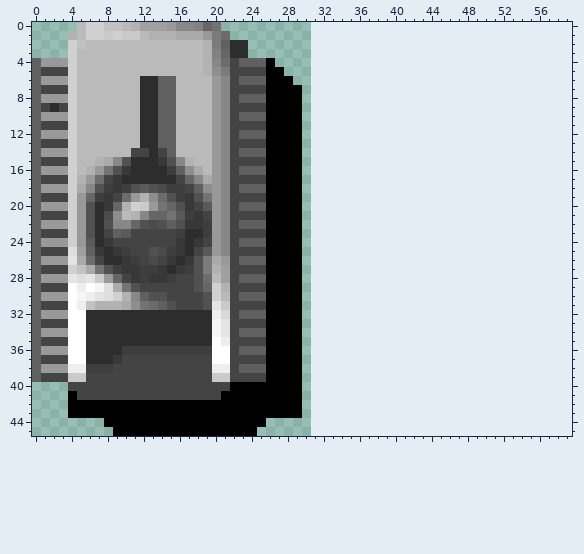
Two states of a pixel-art sprite, assets/tiles/big_tank.png. This is how it looked before the edit.
The file is 32x48 pixels. Colours within 5 levels of each other are drawn and written as one. The old version is drawn lined up with the new one, on the new canvas.
The same view after the edit:
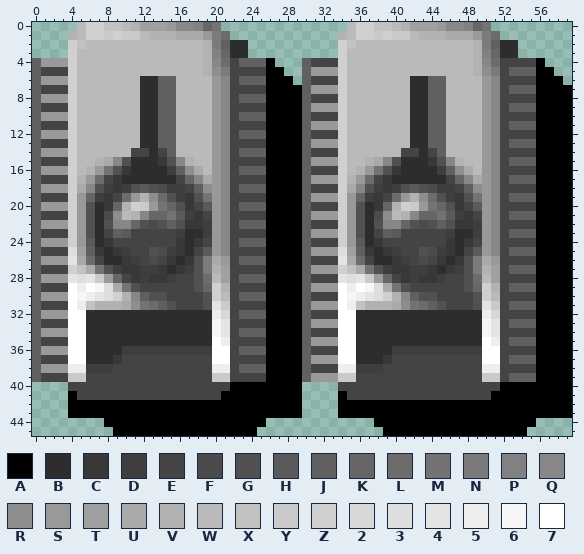
Palette (. is transparent): A #000000  B #2d2d2d  C #383838  D #3e3e3e  E #444444  F #4b4b4b  G #515152  H #5a5a5a  J #606060  K #666666  L #6c6c6c  M #737373  N #7b7b7b  P #818181  Q #878787  R #8e8e8e  S #999999  T #a0a0a0  U #aaaaaa  V #b2b2b2  W #bababa  X #c2c2c2  Y #cacaca  Z #d0d0d0  2 #d8d8d8  3 #dedede  4 #e4e4e4  5 #eeeeee  6 #f6f6f6  7 #ffffff
What changed:
canvas 32x48 -> 60x46, the old top-left corner now at -1,-1 (the part of the old canvas that was cut away was empty and is not shown)
Changed rows in their new state; - is an unchanged pixel.
first column x 2:
 0 ---------------------------------WZZXXWVTTTSQQPKM---------
 1 --------------------------------VWZZYZYYWVVVUUUSNL--------
 2 --------------------------------ZXWWWWWWWWWWWWWVNJBB------
 3 --------------------------------ZWWWWWWWWWWWWWWVPKBB------
 4 ----------------------------JEEEZWWWWWWWWWWWWWWVQLEEEEA---
 5 ----------------------------JSSSZWWWWWWWWWWWWWWVRNEJJJAA--
 6 ----------------------------JEEEZWWWWWWWBBJJWWWWSQEEEEAAA-
 7 ----------------------------JSSSZWWWWWWWBBJJWWWWSQEJJJAAAA
 8 ----------------------------JEEEZWWWWWWWBBJJWWWWSQEEEEAAAA
 9 E---------------------------JSSSZWWWWWWWBBJJWWWWSQEJJJAAAA
10 ----------------------------JEEEZWWWWWWWBBJJWWWWSQEEEEAAAA
11 ----------------------------JSSSZWWWWWWWBBJJWWWWSQEJJJAAAA
12 ----------------------------JEEEZWWWWWWWBBJJWWWWSQEEEEAAAA
13 ----------------------------JSSSZWWWWWWWBBJJWWWWSQEJJJAAAA
14 ----------------------------JEEEZWWWWWWEEBEJWWWWSQEEEEAAAA
15 ----------------------------JSSSZWWVUQGBBBCGQVWWSQEJJJAAAA
16 ----------------------------JEEEZWVSMGCBBBBDJRUWSQEEEEAAAA
17 ----------------------------JSSSZVSLECBBBBBBEKQUSQEJJJAAAA
18 ----------------------------JEEEZUQGDCDGHGFDDEJRSQEEEEAAAA
19 ----------------------------JSSSZSKDCELSVRLGDCGMSQEJJJAAAA
20 ----------------------------JEEEZSGBCKVZYSMKGCEHSQEEEEAAAA
21 ----------------------------JSSSZSGBFRWVQKKMHDCESQEJJJAAAA
22 ----------------------------JEEEZSGBGQQKGFGJGCCDSQEEEEAAAA
23 ----------------------------JSSSZSGBEJHEEEEEDBBDSQEJJJAAAA
24 ----------------------------JEEEZSHBCEEEEEEECBCESQEEEEAAAA
25 ----------------------------JSSS3TJCBCDEEGFDCBEHSQEJJJAAAA
26 ----------------------------JEEE4ULEBBCDEFECBCGNUSEEEEAAAA
27 ----------------------------JSSSZXUMGDCCDDCBCDGNVTEJJJAAAA
28 ----------------------------JEEE434YSKECDCCDEEGLWTEEEEAAAA
29 ----------------------------JSSS75763UMGEEEEEEGKZVEJJJAAAA
30 ----------------------------JEEE76543ZVQJGGEEEEGZWEEEEAAAA
31 ----------------------------JSSS75XVVVURMLJGEEEG4YEJJJAAAA
32 ----------------------------JEEE77BBBBBBBBBBBBBB52EEEEAAAA
33 ----------------------------JSSS77BBBBBBBBBBBBBB64EJJJAAAA
34 ----------------------------JEEE77BBBBBBBBBBBBBB64EEEEAAAA
35 ----------------------------JSSS77BBBBBBBBBBBBBB75EJJJAAAA
36 ----------------------------JEEE77BBBBDDDDDDDDDD77EEEEAAAA
37 ----------------------------JSSS77BBBCEEEEEEEEEE77EJJJAAAA
38 ----------------------------JEEE55DDDEEEEEEEEEEE55EEEEAAAA
39 ----------------------------JSSSYYEEEEEEEEEEEEEEYYEJJJAAAA
40 --------------------------------EEEEEEEEEEEEEEEEEEAAAAAAAA
41 --------------------------------AEEEEEEEEEEEEEEEEAAAAAAAAA
42 --------------------------------AAAAAAAAAAAAAAAAAAAAAAAAAA
43 --------------------------------AAAAAAAAAAAAAAAAAAAAAAAAAA
44 ------------------------------------AAAAAAAAAAAAAAAAAA----
45 -------------------------------------AAAAAAAAAAAAAAAA-----
Where, in picture pixels (left, top, right, bottom), the same in both pictures:
added: (302, 22, 572, 436)
changed: (50, 103, 59, 112)
